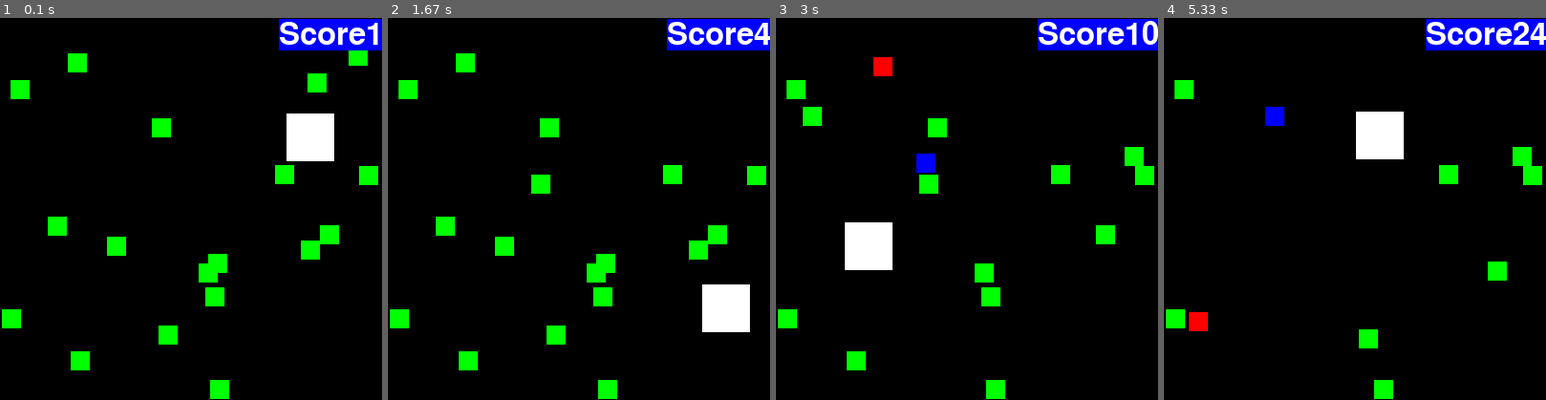
Above: before the commit, frames 1-4 (left to right).
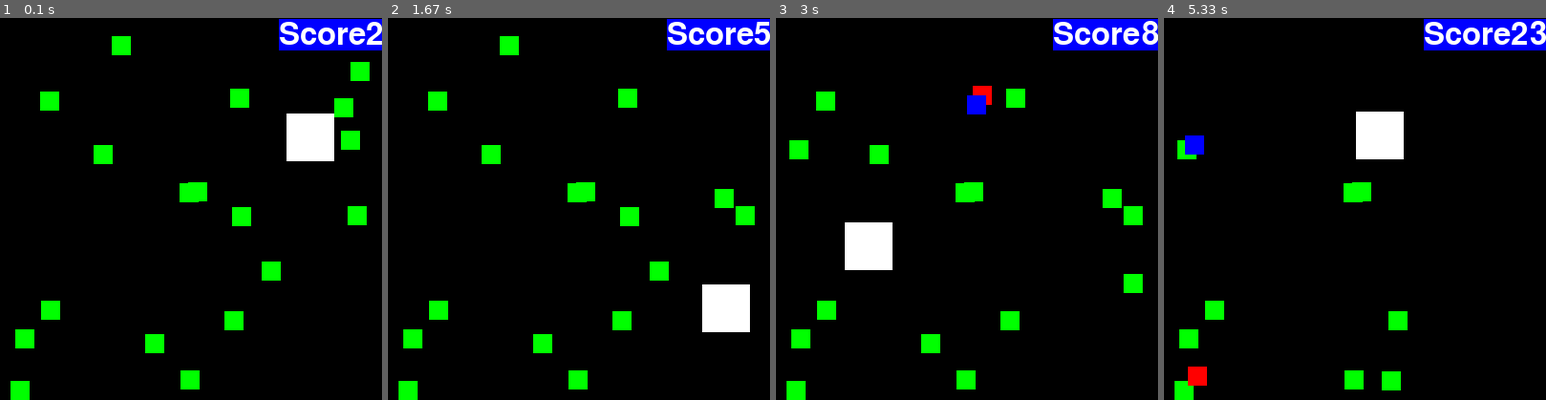
Above: after the commit, the same moments.

Repository: 7Wj9ncEz/pygame
Game: pygame game, started from collision_input.py
Same seed, same stepped clock (60 frames per second), same inputs: the game is played once before the commit and once after it.
Inputs:
- Up to frame 1 (0.1 s): no input
- Up to frame 2 (1.67 s): hold W 0.33-0.8 s; hold Right 0.33-0.8 s; tap A at 0.83 s; tap S at 1.17 s; hold Right from 1.5 s (still down); tap X at 1.57 s
- Up to frame 3 (3 s): tap X at 1.87, 2.07, 2.4, 2.7, 2.9 s; release Right at 1.97 s; hold Up 2-2.3 s; hold Right 2.33-2.8 s; hold Left from 2.83 s (still down)
- Up to frame 4 (5.33 s): tap X at 3.2, 3.47, 3.8, 4.1, 4.23, 4.63, 4.93, 5.3 s; release Left at 3.37 s; hold Down 3.4-3.7 s; hold Left 3.73-4.13 s; hold Up 4.17-4.53 s; hold Right 4.57-5.2 s; hold Down from 5.23 s (still down)

The runs differ from the first frame. In frame 1, 8.7% of the frame differs, in the area x 0-100%, y 1-100%; in frame 2, 8.1%; in frame 3, 8.9%, in the area x 0-100%, y 0-100%; in frame 4, 5.6%.

Commit message:
New files - architecture

Diff:
--- /dev/null
+++ b/collectibles.py
@@ -0,0 +1,31 @@
+import pygame, sys, random
+from pygame.locals import *
+
+class Food:
+
+    def __init__(self, newFoodCounter, foodScore, window):
+        self.foodCounter = 0
+        self.foodSize = 20
+        self.newFoodCounter = newFoodCounter
+        self.foodScore = foodScore
+        self.rectangle = pygame.Rect(random.randint(0, window[0]-self.foodSize), random.randint(0, window[1] - self.foodSize), self.foodSize, self.foodSize)
+
+class GreenFood(Food):
+
+    def __init__(self, window):
+        Food.__init__(self, 40, 1, window)
+
+class RedFood(Food):
+
+    def __init__(self, window):
+        Food.__init__(self, 100, 2, window)
+
+class BlueFood(Food):
+
+    def __init__(self, window):
+        Food.__init__(self, 200, 5, window)
+
+class Poison(Food):
+
+    def __init__(self, window):
+        Food.__init__(self, 300, -5, window)
--- a/collision_input.py
+++ b/collision_input.py
@@ -1,53 +1,23 @@
 import pygame, sys, random
 from pygame.locals import *
+from collectibles import *
+from windowSettings import *
+from player import *
 
 
 def terminate():
     pygame.quit()
     sys.exit()
 
-class Food:
 
-    def __init__(self, newFoodCounter, foodScore):
-        self.foodCounter = 0
-        self.foodSize = 20
-        self.newFoodCounter = newFoodCounter
-        self.foodScore = foodScore
-        self.rectangle = pygame.Rect(random.randint(0, window.width-self.foodSize), random.randint(0, window.height - self.foodSize), self.foodSize, self.foodSize)
-
-class GreenFood(Food):
-
-    def __init__(self):
-        Food.__init__(self, 40, 1)
-
-class RedFood(Food):
-
-    def __init__(self):
-        Food.__init__(self, 100, 2)
-
-class BlueFood(Food):
-
-    def __init__(self):
-        Food.__init__(self, 200, 5)
-
-class Window:
-
-    def __init__(self, width, height):
-        self.width = width
-        self.height = height
 
 window = Window(400, 400)
 
-class Player:
 
-    def __init__(self, left, top, width, height):
-        self.rectangle = pygame.Rect(left, top, width, height)
-
-
-
-redFood = RedFood()
-greenFood = GreenFood()
-blueFood = BlueFood()
+food_range = [window.width, window.height]
+redFood = RedFood(food_range)
+greenFood = GreenFood(food_range)
+blueFood = BlueFood(food_range)
 
 
 
@@ -57,10 +27,6 @@
 
 
 #window
-
-
-#WINDOWWIDTH = 400
-#WINDOWHEIGHT = 400
 windowSurface = pygame.display.set_mode((window.width, window.height), 0, 32)
 pygame.display.set_caption('Collision Input')
 
@@ -73,37 +39,28 @@
 PURPLE = (180, 40, 215)
 
 
-#food data
-'''
-foodCounter = 0
-foodRedCounter = 0
-foodBlueCounter = 0
-NEWREDFOOD = 100
-NEWBLUEFOOD = 200
-NEWFOOD = 40
-FOODSIZE = 20
-player = pygame.Rect(300, 100, 50, 50)
-'''
 
-
-player = Player(300, 100, 50, 50)
+player = Player(300, 100, 50, 50, 6)
 
 foods = []
 foods_red = []
 foods_blue = []
 
 for i in range(20):
-    foods.append(GreenFood())
+    foods.append(GreenFood(food_range))
 
 #Score
 gameScore = 0
 
 
 #movement variables
+
 moveLeft = False
 moveRight = False
 moveUp = False
 moveDown = False
+
+movement = {"hor": False, "ver": False }
 
 MOVESPEED = 6
 
@@ -117,15 +74,19 @@
         #Press button
         if event.type == KEYDOWN:
             if event.key == K_LEFT or event.key == ord('a'):
+                movement["hor"] = "left"
                 moveRight = False
                 moveLeft = True
             if event.key == K_RIGHT or event.key == ord('d'):
+                movement["hor"] = "right"
                 moveLeft = False
                 moveRight = True
             if event.key == K_UP or event.key == ord('w'):
+                movement["ver"] = "up"
                 moveDown = False
                 moveUp = True
             if event.key == K_DOWN or event.key == ord('s'):
+                movement["ver"] = "down"
                 moveUp = False
                 moveDown = True
         #Release button
@@ -152,13 +113,13 @@
     blueFood.foodCounter += 1
     if greenFood.foodCounter == greenFood.newFoodCounter:
         greenFood.foodCounter = 0
-        foods.append(GreenFood())
+        foods.append(GreenFood(food_range))
     if redFood.foodCounter == redFood.newFoodCounter:
         redFood.foodCounter = 0
-        foods_red.append(RedFood())
+        foods_red.append(RedFood(food_range))
     if blueFood.foodCounter == redFood.newFoodCounter:
         blueFood.foodCounter = 0
-        foods_blue.append(BlueFood())
+        foods_blue.append(BlueFood(food_range))
 
 
     #Draw Background
--- /dev/null
+++ b/player.py
@@ -0,0 +1,21 @@
+import pygame
+class Player:
+
+    def __init__(self, left, top, width, height, movespeed):
+        self.rectangle = pygame.Rect(left, top, width, height)
+        self.movespeed = movespeed
+
+    def move(self, directions):
+        if directions["hor"]:
+            if directions["hor"] == "left":
+                self.rectangle.left -= self.movespeed
+
+            if directions["hor"] == "right":
+                self.rectangle.left +=self.movespeed
+
+        if directions["ver"]:
+            if directions["ver"] == "up":
+                self.rectangle.top -= self.movespeed
+
+            if directions["ver"] == "down":
+                self.rectangle.top += self.movespeed
--- /dev/null
+++ b/windowSettings.py
@@ -0,0 +1,5 @@
+class Window:
+
+    def __init__(self, width, height):
+        self.width = width
+        self.height = height
